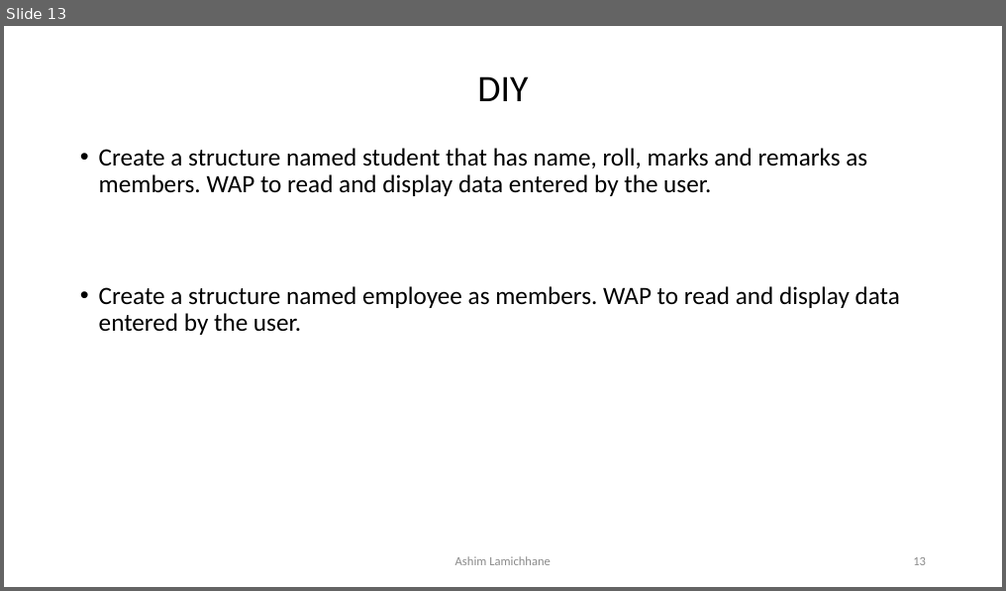
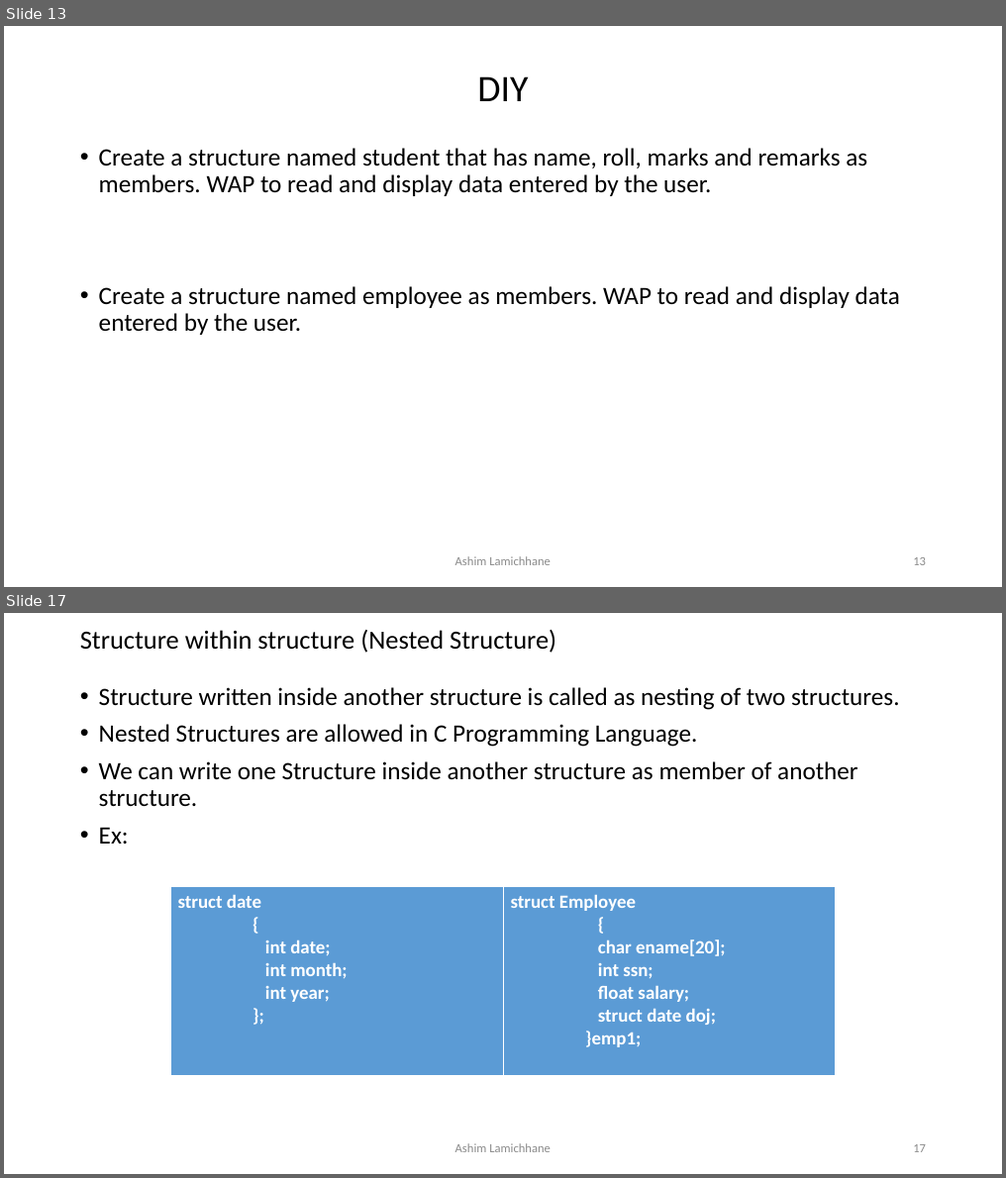
Before and after one commit to ashim888/csit-c, a slide deck: Unit 9/StructureAndUnions.pptx. Shown one above the other, each under a label of ours: slide 13 before the commit, slides 13 and 17 after it; the slides between them are not shown. The pictures are 1006x591 and 1006x1178 pixels, drawn with LibreOffice and Linux fonts; fonts in the diff are those of the drawing. Boxes give left, top, right and bottom in pixels: in the first picture for what was removed or moved away, otherwise in the second. Text is boxed around its words. In the diff, an @@ line names an element or a change of style, - is before the commit and + after.

```diff
--- a/Unit 9/StructureAndUnions.pptx
+++ b/Unit 9/StructureAndUnions.pptx
@@ slide 17 added at [4,613,1002,1174], background #FFFFFF @@
@@ title added at [80,630,556,653], 25.2 pt, text #000000 @@
+Structure within structure (Nested Structure)
@@ text added at [99,687,899,844], 24 pt, text #000000 @@
+• Structure written inside another structure is called as nesting of two structures.
+• Nested Structures are allowed in C Programming Language.
+• We can write one Structure inside another structure as member of another structure.
+• Ex:
@@ table added at [170,887,835,1074], 1 rows, 2 columns @@
+struct date / { / int date; / int month; / int year; / }; | struct Employee / { / char ename[20]; / int ssn; / float salary; / struct date doj; / }emp1;
@@ text added at [455,1144,550,1153], 12 pt, text #8C8C8C @@
+Ashim Lamichhane
@@ page number added at [913,1145,926,1153], 12 pt, text #8C8C8C @@
+17
```
Also in this commit, not shown: 2 slides changed, 11 other slides added.
